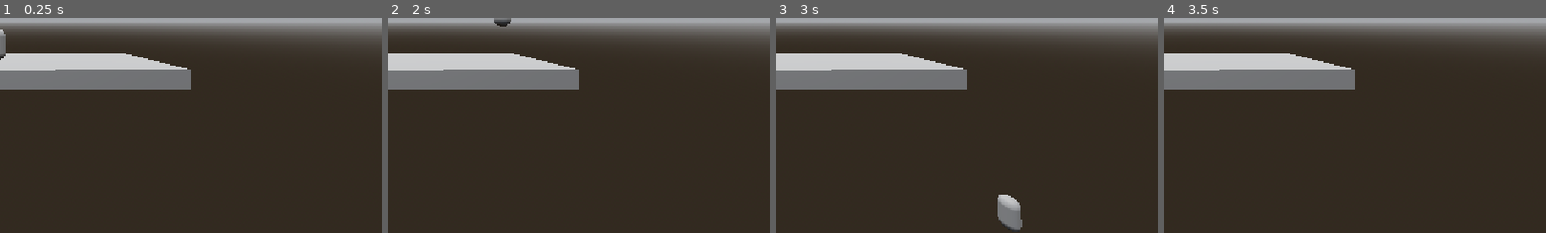
Above: before the commit, frames 1-4 (left to right).
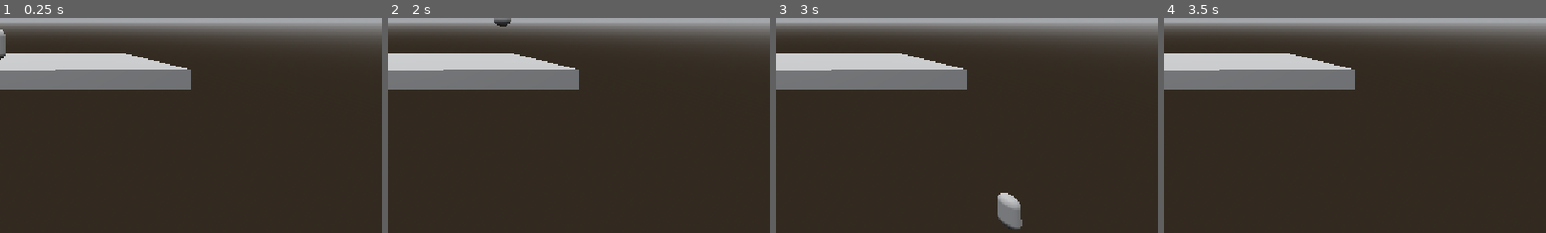
Above: after the commit, the same moments.

Repository: Derpest2Dude/AGL-Mini-Game-Jam-Team-2
Game: Godot game, scene res://Scenes/Test Scenes/jason_test.tscn
Two runs of this game, one before a commit and one after it. Both use one fixed random seed, a clock stepped at 60 frames per second and the inputs below. The project has no main scene, so this scene is started directly.
Inputs:
- Up to frame 1 (0.25 s): no input
- Up to frame 2 (2 s): tap Enter at 0.5 s; hold D (move_right) 0.53-1.28 s; hold W (jump) 0.53-1.28 s; hold Down (ui_down) from 1.28 s (still down); tap W (jump) at 1.35, 1.52, 1.82 s
- Up to frame 3 (3 s): release Down (ui_down) at 2.03 s; hold D (move_right) 2.03-2.78 s; hold W (jump) 2.03-2.78 s; hold Up (ui_up) from 2.78 s (still down); tap W (jump) at 2.85 s
- Up to frame 4 (3.5 s): keep holding Up (ui_up); tap W (jump) at 3.02, 3.32 s
The pictures show only the part of the screen within x 50-100%, y 50-100%; the shares and areas given below are measured in that part.

Frames 1-2 are identical in both runs. In frame 3, 0.1% of the frame differs, in the area x 58-65%, y 81-99%; in frame 4, nothing differs.

Commit message:
Adjust jump values

Diff:
--- a/Scenes/Test Scenes/character_body_3d.gd
+++ b/Scenes/Test Scenes/character_body_3d.gd
@@ -19,11 +19,11 @@
 		jump_accel = JUMP_INITIAL_ACCEL
 		velocity.y = jump_accel + JUMP_VELOCITY
 
-	if Input.is_action_pressed("jump") and velocity.y >= 0:
+	if Input.is_action_pressed("jump") and velocity.y > 0:
 		velocity.y += jump_accel
 
 	if jump_accel >= 0:
-		jump_accel -= delta * 9.8
+		jump_accel -= delta * -get_gravity().y
 
 	# Get the input direction and handle the movement/deceleration.
 	# As good practice, you should replace UI actions with custom gameplay actions.
